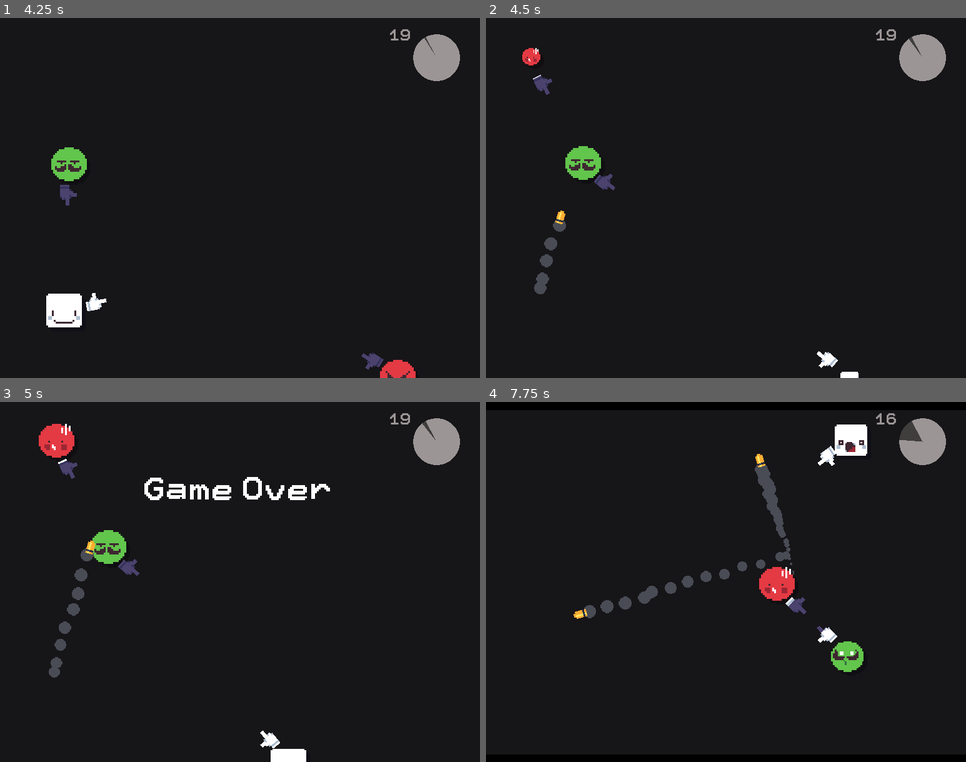
Above: before the commit, frames 1-4 (two rows, left to right).
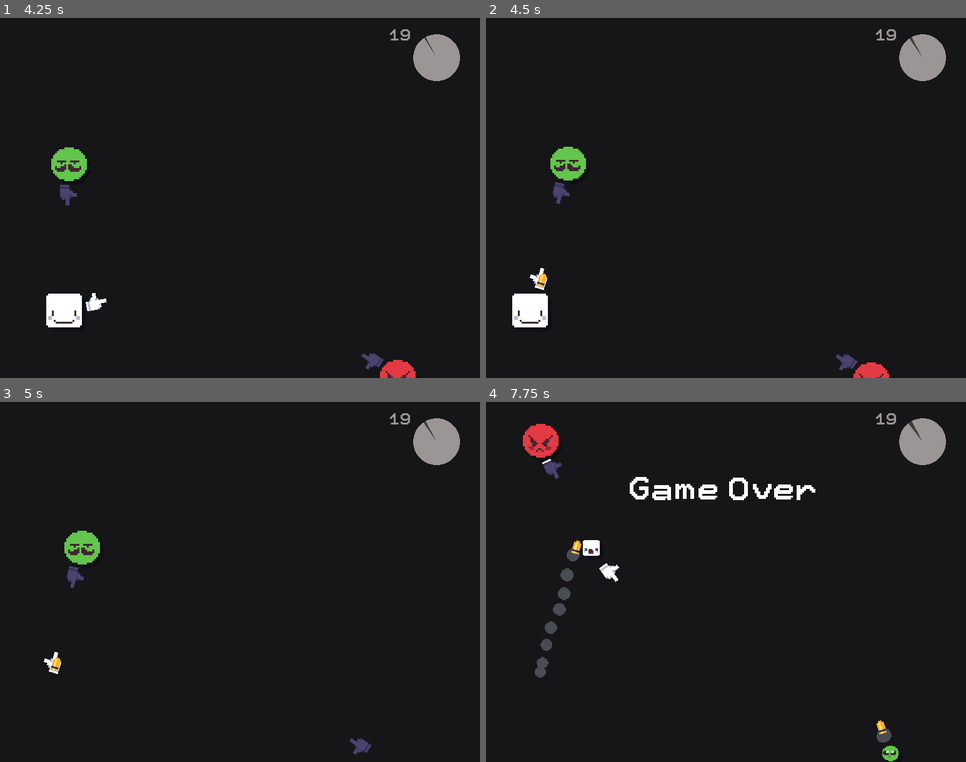
Above: after the commit, the same moments.

Repository: SaviHex/gmtk2020
Game: Godot game, scene res://core/Main/Main.tscn
Two runs of this game, one before a commit and one after it. Both use one fixed random seed, a clock stepped at 60 frames per second and the inputs below.
Inputs (mouse positions are in pixels of both pictures, inside the frame that each line leads up to):
- Up to frame 1 (4.25 s): tap Enter at 0.5 s; move the mouse to (345, 180) at 0.52 s; hold D (right) 0.53-1.28 s; click (345, 180) at 0.6 s; tap Space at 0.77, 1.52, 3.02, 3.77 s; move the mouse to (144, 216) at 1.27 s; hold S (down) 1.28-2.03 s; click (144, 216) at 1.35 s; move the mouse to (288, 118) at 2.02 s; hold D (right) 2.03-2.78 s; click (288, 118) at 2.1 s; move the mouse to (216, 270) at 2.77 s; hold W (up) 2.78-3.53 s; click (216, 270) at 2.85 s; move the mouse to (384, 252) at 3.52 s; hold A (left) from 3.53 s (still down); click (384, 252) at 3.6 s
- Up to frame 2 (4.5 s): keep holding A (left); move the mouse to (582, 144) at 4.27 s; click (582, 144) at 4.35 s
- Up to frame 3 (5 s): keep holding A (left); tap Space at 4.52 s
- Up to frame 4 (7.75 s): move the mouse to (750, 582) at 5.02 s; release A (left) at 5.03 s; hold S (down) 5.03-5.78 s; click (750, 582) at 5.1 s; move the mouse to (654, 492) at 5.77 s; hold D (right) 5.78-6.53 s; click (654, 492) at 5.85 s; tap Space at 6.02, 6.77, 7.52 s; move the mouse to (831, 564) at 6.52 s; hold W (up) 6.53-7.28 s; click (831, 564) at 6.6 s; move the mouse to (630, 600) at 7.27 s; hold D (right) from 7.28 s (still down); click (630, 600) at 7.35 s

Frame 1 is identical in both runs. In frame 2, 2.7% of the frame differs, in the area x 5-91%, y 5-100%; in frame 3, 3.7%; in frame 4, 6.0%, in the area x 7-92%, y 3-100%.

Commit message:
Added some sounds

Diff:
--- a/src/core/Main/Main.gd
+++ b/src/core/Main/Main.gd
@@ -61,10 +61,12 @@
 	get_tree().paused = true
 	p.pause()
 
+	get_node("Sounds/Teleporting").play()
+
 	# play animation before the switch
 	p.play_anim_before_teleport()
 	e.play_anim_before_teleport()
-	#yield(get_tree().create_timer(1), "timeout")
+	yield(get_tree().create_timer(1), "timeout")
 
 	var e_pos = e.position
 	e.position = p.position
@@ -73,7 +75,7 @@
 	# play animation after the switch
 	p.play_anim_after_teleport()
 	e.play_anim_after_teleport()
-	#yield(get_tree().create_timer(1), "timeout")
+	yield(get_tree().create_timer(1), "timeout")
 
 	# unpause
 	p.unpause()
@@ -100,6 +102,7 @@
 	get_tree().paused = false
 
 func game_over():
+	get_node("Sounds/GameOver").play()
 	get_tree().paused = true
 	$AnimationPlayer.play("GameOver")
 	yield(get_tree().create_timer(3), "timeout")
--- a/src/core/Main/Main.tscn
+++ b/src/core/Main/Main.tscn
@@ -10,6 +10,8 @@
 [ext_resource path="res://textures/circle_progress_bar_under.png" type="Texture" id=8]
 [ext_resource path="res://core/enemy/RedEnemy/RedEnemy.tscn" type="PackedScene" id=9]
 [ext_resource path="res://menus/MainMenu/MainMenu.tscn" type="PackedScene" id=10]
+[ext_resource path="res://sounds/Beam Up.wav" type="AudioStream" id=11]
+[ext_resource path="res://sounds/Explosion Sharp.wav" type="AudioStream" id=12]
 
 [sub_resource type="Curve2D" id=1]
 _data = {
@@ -205,4 +207,14 @@
 "_edit_use_anchors_": false,
 "_editor_description_": ""
 }
+
+[node name="Sounds" type="Node2D" parent="."]
+
+[node name="Teleporting" type="AudioStreamPlayer" parent="Sounds"]
+stream = ExtResource( 11 )
+
+[node name="LevelStart" type="AudioStreamPlayer" parent="Sounds"]
+
+[node name="GameOver" type="AudioStreamPlayer" parent="Sounds"]
+stream = ExtResource( 12 )
 [connection signal="timeout" from="LevelTimer" to="." method="_on_Timer_timeout"]
--- a/src/core/enemy/Enemy.gd
+++ b/src/core/enemy/Enemy.gd
@@ -47,6 +47,7 @@
 	b.start(bullet_point.global_position, pivot.rotation, bullet_speed)
 	get_parent().add_child(b)
 	emit_signal("shot")
+	$Shooting.play()
 
 func _on_ShootTimer_timeout() -> void:
 	self.elapsed_time += 0.1
--- a/src/core/enemy/Enemy.tscn
+++ b/src/core/enemy/Enemy.tscn
@@ -1,9 +1,10 @@
-[gd_scene load_steps=6 format=2]
+[gd_scene load_steps=7 format=2]
 
 [ext_resource path="res://core/enemy/Enemy.gd" type="Script" id=1]
 [ext_resource path="res://core/player/hand.png" type="Texture" id=2]
 [ext_resource path="res://animations/AfterTeleport.tres" type="Animation" id=3]
 [ext_resource path="res://animations/BeforeTeleport.tres" type="Animation" id=4]
+[ext_resource path="res://sounds/Explosion with Ricochet.wav" type="AudioStream" id=5]
 
 [sub_resource type="CircleShape2D" id=1]
 radius = 8.45222
@@ -69,5 +70,8 @@
 pause_mode = 2
 anims/AfterTeleport = ExtResource( 3 )
 anims/BeforeTeleport = ExtResource( 4 )
+
+[node name="Shooting" type="AudioStreamPlayer" parent="."]
+stream = ExtResource( 5 )
 [connection signal="body_entered" from="." to="." method="_on_Enemy_body_entered"]
 [connection signal="timeout" from="ShootTimer" to="." method="_on_ShootTimer_timeout"]
--- a/src/core/player/Player.gd
+++ b/src/core/player/Player.gd
@@ -67,6 +67,7 @@
 	b.start(bullet_point.global_position, pivot.rotation, bullet_speed)
 	get_parent().add_child(b)
 	emit_signal("shot")
+	$Shooting.play()
 
 func die():
 	emit_signal("got_shot")
--- a/src/core/player/Player.tscn
+++ b/src/core/player/Player.tscn
@@ -1,10 +1,11 @@
-[gd_scene load_steps=7 format=2]
+[gd_scene load_steps=8 format=2]
 
 [ext_resource path="res://core/player/Player.gd" type="Script" id=1]
 [ext_resource path="res://core/player/player.png" type="Texture" id=2]
 [ext_resource path="res://core/player/hand.png" type="Texture" id=3]
 [ext_resource path="res://animations/AfterTeleport.tres" type="Animation" id=4]
 [ext_resource path="res://animations/BeforeTeleport.tres" type="Animation" id=5]
+[ext_resource path="res://sounds/Explosion with Ricochet.wav" type="AudioStream" id=6]
 
 [sub_resource type="RectangleShape2D" id=1]
 extents = Vector2( 8.5, 8 )
@@ -49,4 +50,7 @@
 [node name="AnimationPlayer" type="AnimationPlayer" parent="."]
 anims/AfterTeleport = ExtResource( 4 )
 anims/BeforeTeleport = ExtResource( 5 )
+
+[node name="Shooting" type="AudioStreamPlayer" parent="."]
+stream = ExtResource( 6 )
 [connection signal="body_entered" from="HitBox" to="." method="_on_HitBox_body_entered"]
Not shown: 1 places in src/core/Main/Main.tscn that only renumber resources
Not shown, added: src/sounds/Beam Up.wav.import
Not shown, added: src/sounds/Explosion Sharp.wav.import
Not shown, added: src/sounds/Explosion with Ricochet.wav.import
Not shown, added: src/sounds/Beam Up.wav
Not shown, added: src/sounds/Explosion Sharp.wav
Not shown, added: src/sounds/Explosion with Ricochet.wav
